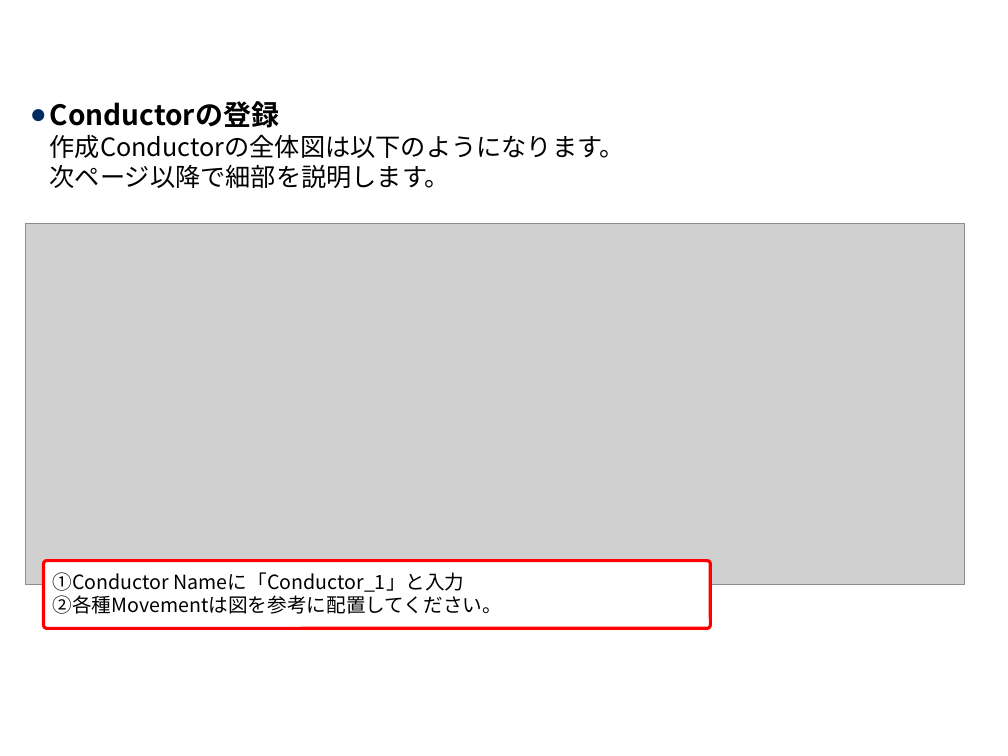
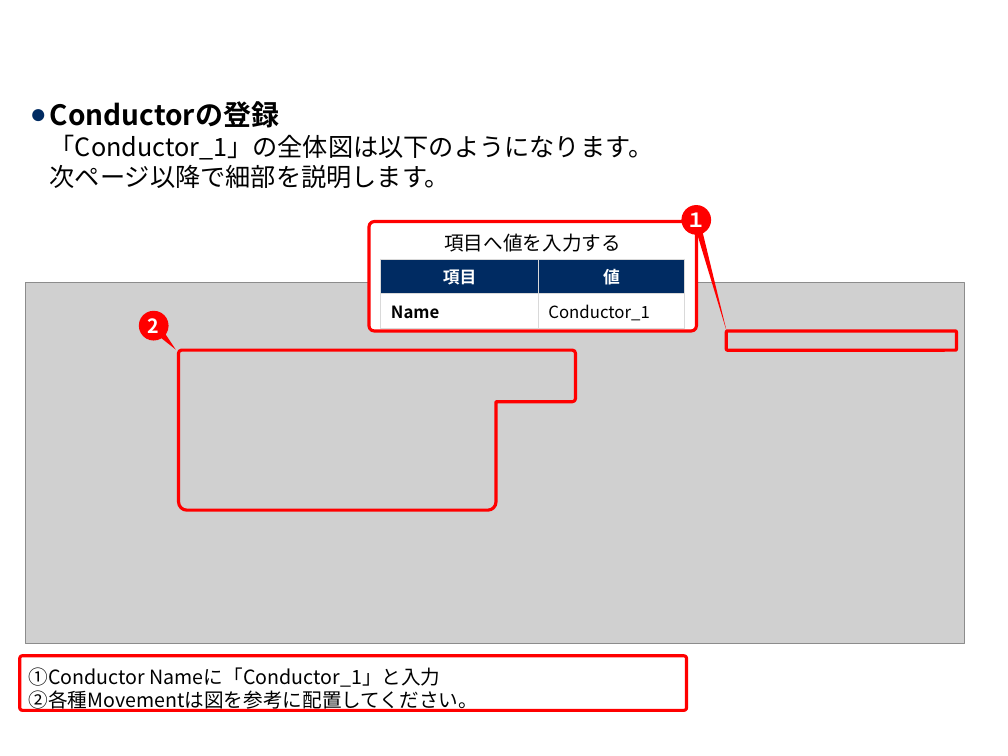
Before and after one commit to exastro-suite/it-automation-docs, a slide deck: slide 24 of asset/Learn_ja/ITA-Conductor_practice_ja.pptx. Drawn at 1008x756 pixels with LibreOffice and Linux fonts; fonts in the diff are those of the drawing; grey boxes stand for pictures; background and template pictures are left out. Boxes give left, top, right and bottom in pixels: in the first picture for what was removed or moved away, otherwise in the second. Text is boxed around its words. In the diff, an @@ line names an element or a change of style, - is before the commit and + after.

```diff
--- a/asset/Learn_ja/ITA-Conductor_practice_ja.pptx
+++ b/asset/Learn_ja/ITA-Conductor_practice_ja.pptx
@@ text at box(50, 101, 654, 188): text changed @@
-● Conductorの登録
-  作成Conductorの全体図は以下のようになります。
-  次ページ以降で細部を説明します。
+● Conductorの登録
+  「Conductor_1」の全体図は以下のようになります。
+  次ページ以降で細部を説明します。
@@ speech bubble added at box(681, 205, 712, 235), fill #FF0000, 14 pt, text #FFFFFF, bold @@
+１
@@ rounded rectangle added at box(369, 222, 697, 332), fill #FFFFFF, outline #FF0000 2.25 pt, 14 pt, text #000000 @@
+項目へ値を入力する
@@ table added at box(381, 259, 684, 325), 2 rows, 2 columns @@
+項目 | 値
+Name | Conductor_1
@@ picture: place and size @@
-picture at box(25, 223, 965, 584)
+picture at box(25, 282, 965, 643)
@@ speech bubble added at box(139, 310, 169, 341), fill #FF0000, 14 pt, text #FFFFFF, bold @@
+2
@@ freeform shape added at box(178, 350, 576, 510), outline #FF0000 2.25 pt @@
@@ rounded rectangle added at box(727, 331, 957, 350), outline #FF0000 2.25 pt @@
@@ rounded rectangle "①Conductor Nameに「Conductor_1」と入力": place and size @@
-rounded rectangle "①Conductor Nameに「Conductor_1」と入力" at box(43, 560, 711, 628)
+rounded rectangle "①Conductor Nameに「Conductor_1」と入力" at box(20, 656, 687, 711)
```
Also in this commit, not shown: 18 other slides changed, 1 other file.
